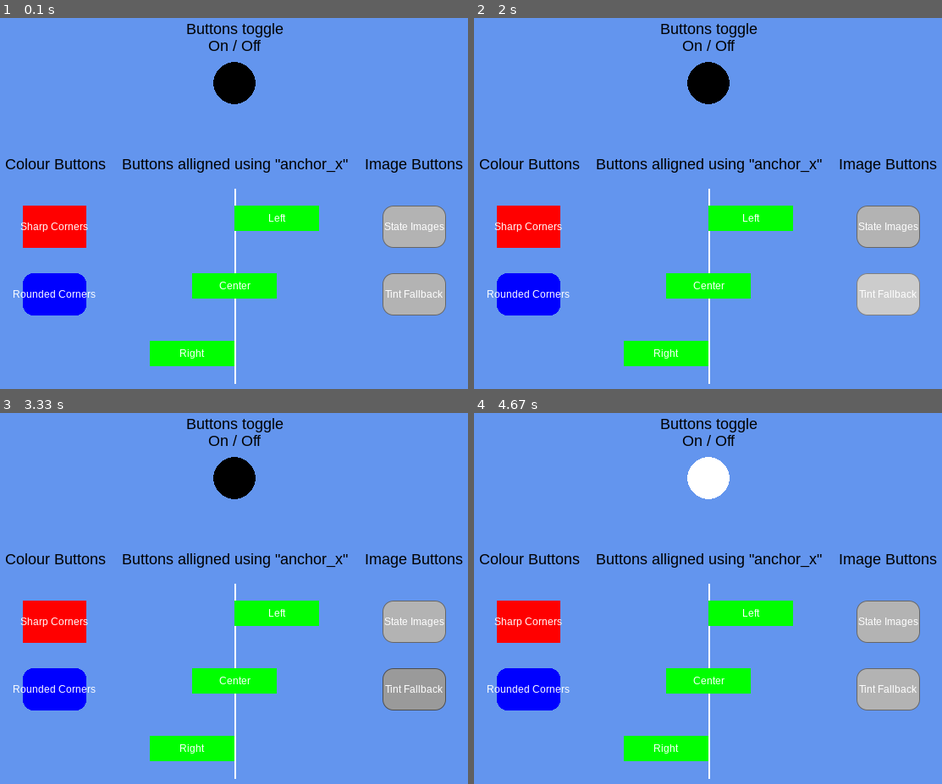
Above: before the commit, frames 1-4 (two rows, left to right).
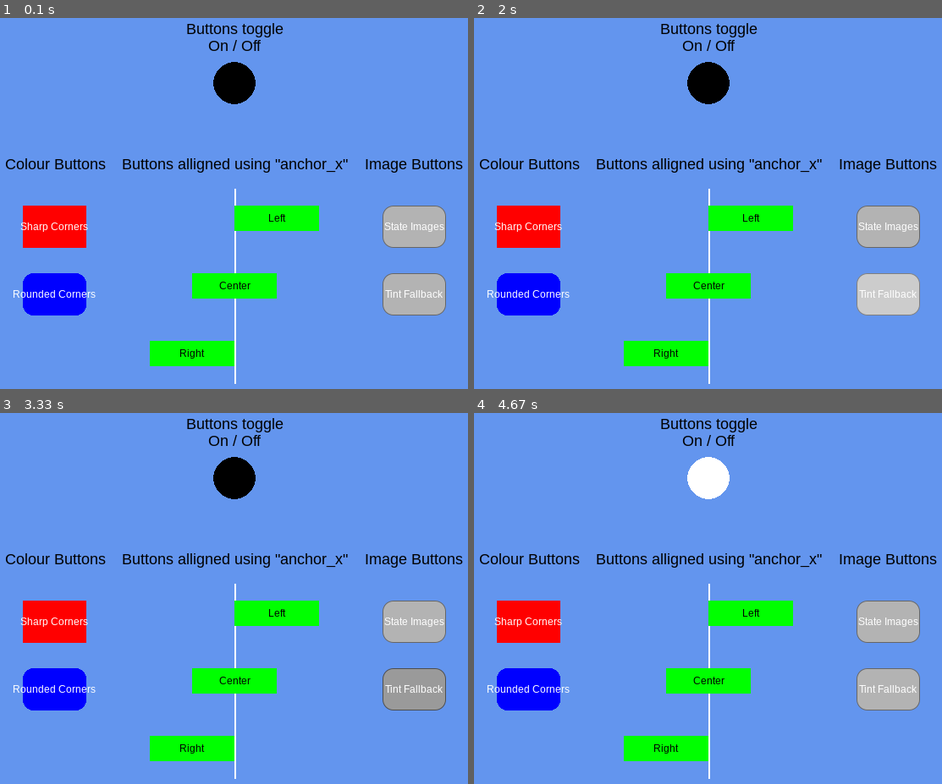
Above: after the commit, the same moments.

Repository: WilliamGoosen/pygame-utilities
Game: pygame game, started from examples/button_demo/main.py
Two runs of this game, one before a commit and one after it. Both use one fixed random seed, a clock stepped at 60 frames per second and the inputs below.
Inputs (mouse positions are in pixels of both pictures, inside the frame that each line leads up to):
- Up to frame 1 (0.1 s): no input
- Up to frame 2 (2 s): click (708, 207) at 0.38 s; press the mouse at (530, 225) at 0.7 s; move the mouse to (534, 140) at 0.8 s; release the mouse at (539, 55) at 0.93 s; click "State Images" at 1.05 s; press the mouse at (530, 292) at 1.37 s; move the mouse to (684, 170) at 1.47 s; release the mouse at (843, 43) at 1.6 s; press the mouse at (708, 285) at 1.7 s; move the mouse to (796, 285) at 1.8 s; release the mouse at (885, 288) at 1.93 s
- Up to frame 3 (3.33 s): press the mouse at (411, 620) at 2.03 s; move the mouse to (351, 550) at 2.13 s; release the mouse at (290, 476) at 2.27 s; press the mouse at (234, 680) at 2.87 s; move the mouse to (224, 713) at 2.97 s; release the mouse at (215, 746) at 3.1 s; press the mouse at (411, 687) at 3.2 s; move the mouse to (322, 576) at 3.3 s
- Up to frame 4 (4.67 s): release the mouse at (703, 464) at 3.43 s; click "Center" at 4.05 s; press the mouse at (530, 620) at 4.37 s; move the mouse to (591, 579) at 4.47 s; release the mouse at (651, 539) at 4.6 s

The runs differ from the first frame. In frame 1, 0.2% of the frame differs, in the area x 38-62%, y 52-92%; in frame 2, 0.2%; in frame 3, 0.2%; in frame 4, 0.2%.

Commit message:
Fix button text handling and add font support
- Add text_font parameter to Button class for complete text customization
- Fix ImageButton to use its own text properties in draw_text calls
- Remove redundant text parameter passing in ImageButton composition
- Clean up architecture by only passing needed parameters to composed Button

Diff:
--- a/pygame_utilities/ui/ui_buttons.py
+++ b/pygame_utilities/ui/ui_buttons.py
@@ -28,6 +28,7 @@
         height: int = 50,
         text: str = "",
         text_size: int = 20,
+        text_font: str = "arial",
         text_colour: Colour = WHITE,
         anchor_x: AnchorX = "left",
         anchor_y: AnchorY = "top",
@@ -71,6 +72,7 @@
         self.border_radius = border_radius
         self.text = text
         self.text_size = text_size
+        self.text_font = text_font
         self.text_colour = text_colour
         self.normal_colour = colour
         self.hovered_colour = tuple(min(c + 75, 255) for c in self.normal_colour)
@@ -138,6 +140,8 @@
             self.text_size,
             self.rect.centerx,
             self.rect.centery,
+            font_name=self.text_font,
+            colour=self.text_colour,
             align_x="center",
             align_y="center",
         )
@@ -154,6 +158,7 @@
         pressed_image: Optional[pg.Surface] = None,
         text: str = "",
         text_size: int = 20,
+        text_font: str = "arial",
         text_colour: Colour = WHITE,
         border_radius: int = 0,
         anchor_x: AnchorX = "left",
@@ -198,15 +203,16 @@
             y,
             width=normal_image.get_width(),
             height=normal_image.get_height(),
-            text=text,
-            text_size=text_size,
             anchor_x=anchor_x,
             anchor_y=anchor_y,
-            text_colour=text_colour,
         )
         self.normal_image = normal_image
         self.hover_image = hover_image
         self.pressed_image = pressed_image
+        self.text = text
+        self.text_size = text_size
+        self.text_font = text_font
+        self.text_colour = text_colour
 
     def update(self, mouse_pos) -> None:
         """Update button state based on mouse position."""
@@ -238,10 +244,12 @@
 
         draw_text(
             self.button.surface,
-            self.button.text,
-            self.button.text_size,
+            self.text,
+            self.text_size,
             self.button.rect.centerx,
             self.button.rect.centery,
+            font_name=self.text_font,
+            colour=self.text_colour,
             align_x="center",
             align_y="center",
         )
